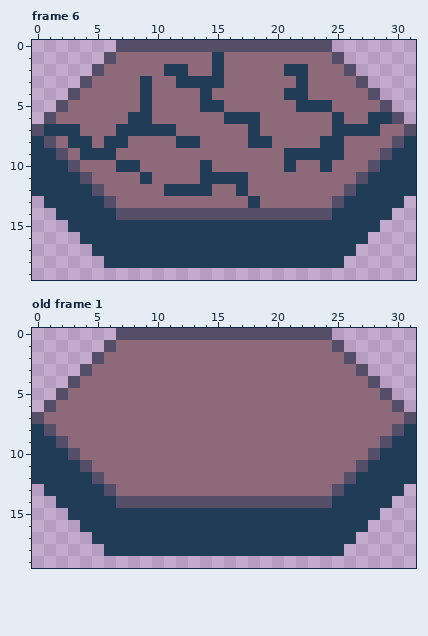
A pixel-art file gets an edit: src/Art/coloured-hex-craking.aseprite. This is how it looked before the edit.
32x20 pixels, 6 frames. Shown: frame 6, old frame 1. The commit also changed other frames, which this record leaves out.
And afterwards:
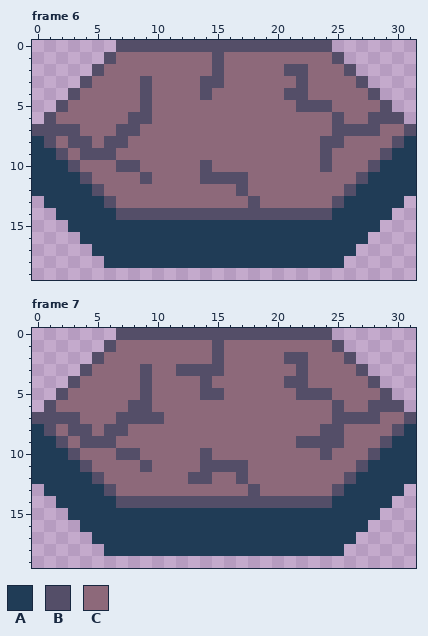
Palette (. is transparent): A #203c56  B #544e68  C #8d697a
A new or re-ordered frame is compared with the old frame closest to it.
Author's note on the commit: Updated the hex crack animation to be less abrasive with a few extra frames
Diff:
frames 6 -> 9
Frame 6, layer "Group 1/cracks":
y 1: x 15 A -> B
y 2: x 11..12 AA -> CC; x 15 A -> B; x 21..22 AA -> BB
y 3: x 9 A -> B; x 12..15 AAAA -> CCBB; x 22 A -> B
y 4: x 9 A -> B; x 14 A -> B; x 21..22 AA -> BB
y 5: x 9 A -> B; x 14..15 AA -> CC; x 22..24 AAA -> BBB
y 6: x 8..9 AA -> BB; x 16..18 AAA -> CCC; x 25 A -> B; x 28..29 AA -> BB
y 7: x 1..3 AAA -> BBB; x 7..11 AAAAA -> BBCCC; x 18 A -> C; x 25..28 AAAA -> BBBB
y 8: x 3..4 AA -> BB; x 6..7 AA -> BB; x 12..13 AA -> CC; x 18..19 AA -> CC; x 24..25 AA -> BB
y 9: x 4..6 AAA -> BBB; x 21..25 AAAAA -> CCCBC
y 10: x 7..8 AA -> BB; x 14 A -> B; x 21 A -> C; x 24 A -> B
y 11: x 9 A -> B; x 14..17 AAAA -> BBBB
y 12: x 11..14 AAAA -> CCCC; x 17 A -> B
y 13: x 18 A -> B
Frame 7 is new; against old frame 1, layer "Group 1/cracks":
y 1: x 15 C -> B
y 2: x 15 C -> B; x 21..22 CC -> BB
y 3: x 9 C -> B; x 12..15 CCCC -> BBBB; x 22 C -> B
y 4: x 9 C -> B; x 14 C -> B; x 21..22 CC -> BB
y 5: x 9 C -> B; x 14..15 CC -> BB; x 22..24 CCC -> BBB
y 6: x 8..9 CC -> BB; x 25 C -> B; x 28..29 CC -> BB
y 7: x 1..3 CCC -> BBB; x 7..10 CCCC -> BBBB; x 25..28 CCCC -> BBBB
y 8: x 3..4 CC -> BB; x 6..7 CC -> BB; x 24..25 CC -> BB
y 9: x 4..6 CCC -> BBB; x 22..25 CCCC -> BBBB
y 10: x 7..8 CC -> BB; x 14 C -> B; x 24 C -> B
y 11: x 9 C -> B; x 14..17 CCCC -> BBBB
y 12: x 13..14 CC -> BB; x 17 C -> B
y 13: x 18 C -> B
Where, in picture pixels (left, top, right, bottom), the same in both pictures:
changed: (44, 52, 392, 208)
changed: (44, 340, 392, 496)
